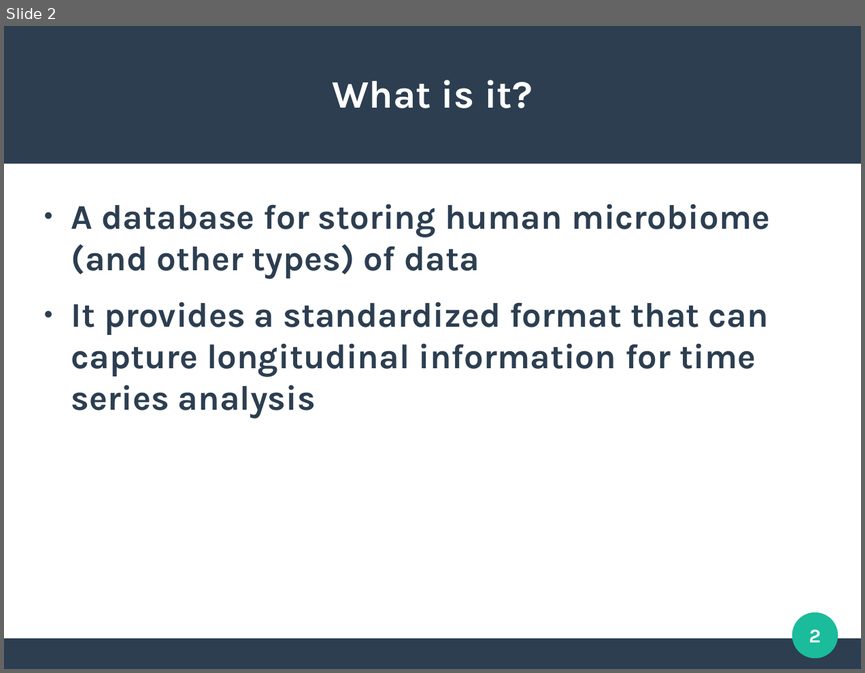
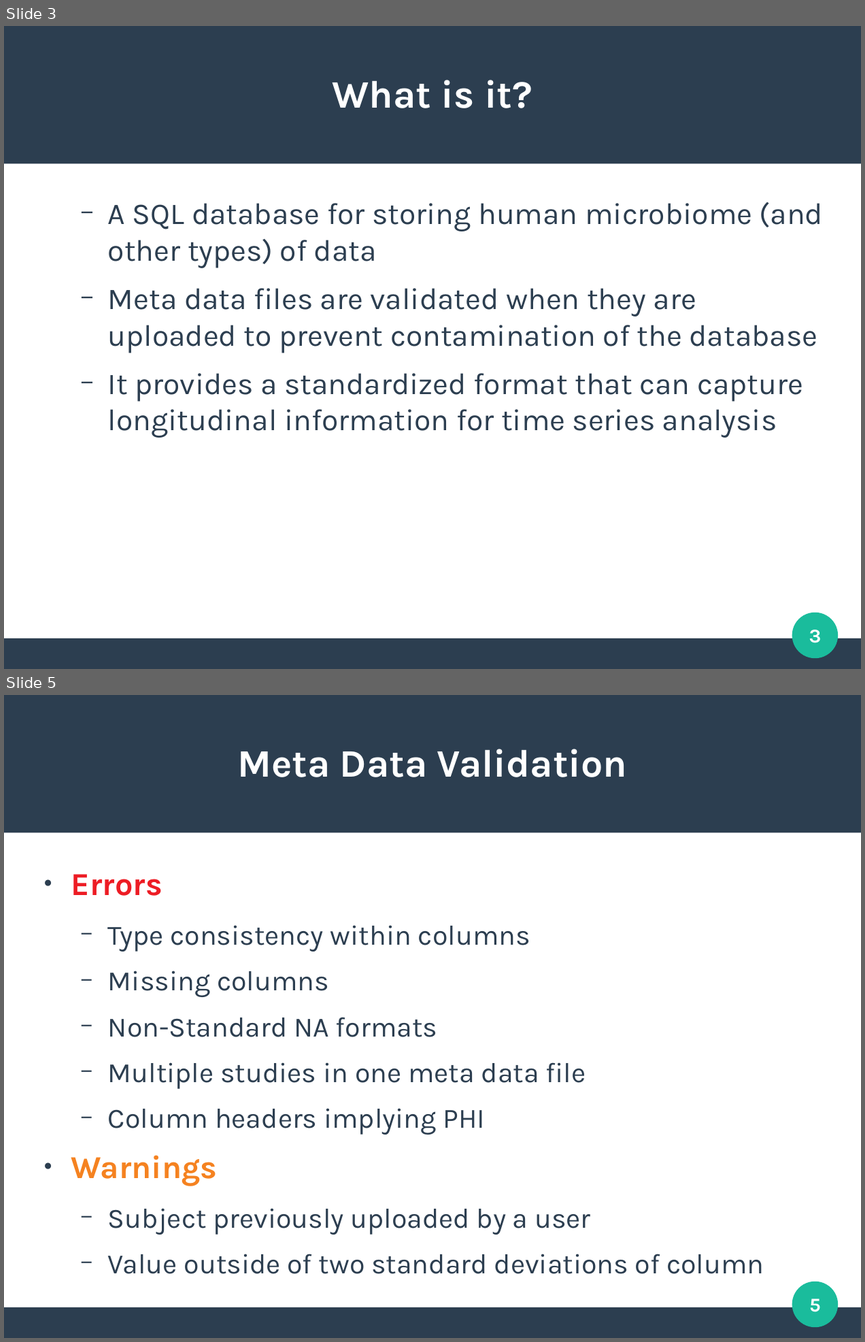
Before and after one commit to clemente-lab/mmeds-meta, a slide deck: sql/mmeds.odp. Shown one above the other, each under a label of ours: slide 2 before the commit, slides 3 and 5 after it; the slides between them are not shown. The pictures are 865x673 and 865x1342 pixels, drawn with LibreOffice and Linux fonts; fonts in the diff are those of the drawing. Boxes give left, top, right and bottom in pixels: in the first picture for what was removed or moved away, otherwise in the second. Text is boxed around its words. In the diff, an @@ line names an element or a change of style, - is before the commit and + after.

```diff
--- a/sql/mmeds.odp
+++ b/sql/mmeds.odp
@@ slide 5 added at (4,695,861,1338), background #FFFFFF; not listed: 3 template elements that a slide beside it also shows @@
@@ title added at (237,749,627,777), 36 pt, text #FFFFFF, bold @@
+Meta Data Validation
@@ text added at (71,874,764,1274), 25.9 pt, text #2C3E50 @@
+● Errors
+  − Type consistency within columns
+  − Missing columns
+  − Non-Standard NA formats
+  − Multiple studies in one meta data file
+  − Column headers implying PHI
+● Warnings
+  − Subject previously uploaded by a user
+  − Value outside of two standard deviations of column
@@ page number added at (809,1298,821,1312), 18 pt, text #FFFFFF, bold @@
+5
@@ what was slide 2 is now slide 3 @@
@@ slide 3 changed as well @@
@@ text at (108,202,823,353): text changed; size 32 to 28 pt; bold off @@
-● A database for storing human microbiome (and other types) of data
+  − A SQL database for storing human microbiome (and other types) of data
+  − Meta data files are validated when they are uploaded to prevent contamination of the database
@@ text at (108,373,803,437): size 32 to 28 pt, bold off in "It provides a standardized format that can ..."; bullet ● to −; list level 1 to 2 in "It provides a standardized format ..." @@
@@ page number at (809,629,821,643): text changed @@
-2
+3
```
Also in this commit, not shown: 3 other slides changed, 4 other slides added, 1 slide removed, 4 other files.
